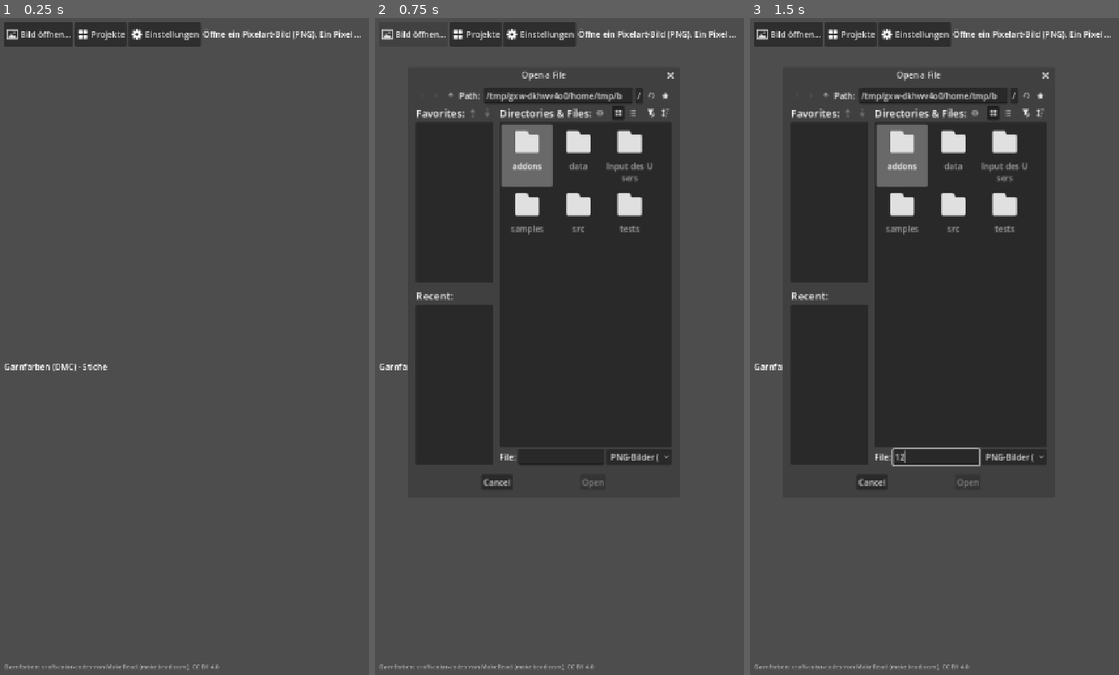
Above: before the commit, frames 1-3 (left to right).
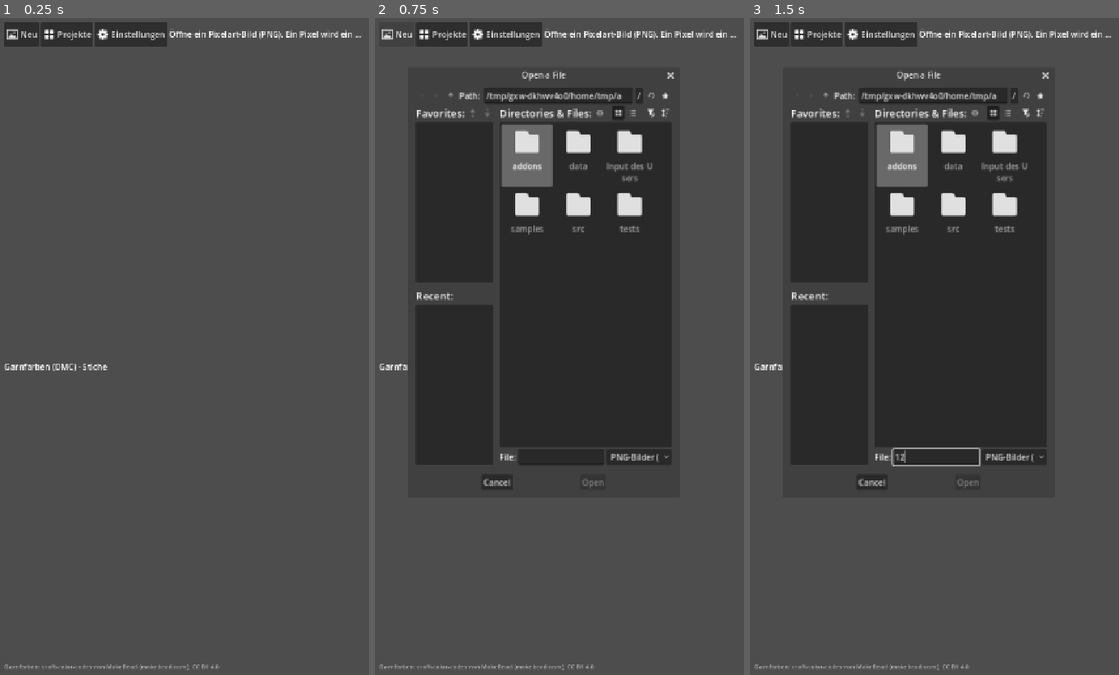
Above: after the commit, the same moments.

Repository: RealTavox/Sticksie
Game: Godot game, scene res://src/main.tscn
Two runs of this game, one before a commit and one after it. Both use one fixed random seed, a clock stepped at 60 frames per second and the inputs below.
Inputs (mouse positions are in pixels of both pictures, inside the frame that each line leads up to):
- Up to frame 1 (0.25 s): no input
- Up to frame 2 (0.75 s): click (397, 31) at 0.5 s, where only the run after the commit has a clickable "Neu"
- Up to frame 3 (1.5 s): click (934, 458) at 1.27 s; type "12" at 1.35 s

The runs differ from the first frame. In frame 1, 1.0% of the frame differs, in the area x 6-98%, y 0-5%; in frame 2, 1.0%; in frame 3, 1.0%, in the area x 6-98%, y 0-13%.

Commit message:
feat(settings): add developer tools with the light, sample and a dev mode
Bild öffnen is now Neu, and Einstellungen comes after Rückseite while
stitching. A collapsible Entwicklertools part (debug builds only) holds the
light, the sample image and a developer mode, which for now only shows a
toggle button without a job under the menu button.

Co-Authored-By: Claude Opus 5.5 <noreply@anthropic.com>

Diff:
--- a/src/main.gd
+++ b/src/main.gd
@@ -124,6 +124,13 @@
 var _block_spin: SpinBox
 var _advanced_button: Button
 var _advanced_box: VBoxContainer
+## Entwicklertools in the settings, only in debug builds: the light, the sample image and the
+## developer mode.
+var _dev_tools_button: Button
+var _dev_tools_box: VBoxContainer
+var _dev_mode_box: CheckBox
+## Shown under the menu button in developer mode; a toggle without a job yet.
+var _dev_button: RoundButton
 var _needle_option: OptionButton
 var _leg_option: OptionButton
 var _needle_start_option: OptionButton
@@ -220,17 +227,18 @@
 
 	# These open a window, which closes the menu itself (and opens it again afterwards).
 	_toolbar = HFlowContainer.new()
-	_open_button = _make_toolbar_button("Bild öffnen…", _show_open_image, ButtonIcons.Icon.IMAGE, false)
+	_open_button = _make_toolbar_button("Neu", _show_open_image, ButtonIcons.Icon.IMAGE, false)
 	_toolbar.add_child(_open_button)
 	_projects_button = _make_toolbar_button("Projekte", _show_projects, ButtonIcons.Icon.PROJECTS, false)
 	_toolbar.add_child(_projects_button)
-	_toolbar.add_child(_make_toolbar_button("Einstellungen", _show_settings, ButtonIcons.Icon.GEAR, false))
 	_overview_button = _make_toolbar_button("Übersicht", _slide_to_overview, ButtonIcons.Icon.OVERVIEW)
 	_overview_button.visible = false
 	_toolbar.add_child(_overview_button)
 	_side_button = _make_toolbar_button("Rückseite", _toggle_back_side, ButtonIcons.Icon.FLIP)
 	_side_button.visible = false
 	_toolbar.add_child(_side_button)
+	# Last, so it comes after Rückseite while stitching.
+	_toolbar.add_child(_make_toolbar_button("Einstellungen", _show_settings, ButtonIcons.Icon.GEAR, false))
 	_info_label = Label.new()
 	_info_label.text = "Öffne ein Pixelart-Bild (PNG). Ein Pixel wird ein Kreuzstich."
 	_info_label.size_flags_horizontal = Control.SIZE_EXPAND_FILL
@@ -356,9 +364,12 @@
 	_list_content = VBoxContainer.new()
 	_list_panel.add_child(_list_content)
 
-	_menu_button = _make_round_button(ButtonIcons.Icon.MENU, "Menü: Bilder, Projekte, Einstellungen", _menu_panel)
+	_menu_button = _make_round_button(ButtonIcons.Icon.MENU, "Menü: Neu, Projekte, Einstellungen", _menu_panel)
 	_list_button = _make_round_button(ButtonIcons.Icon.SPOOL, "", _list_panel)
 	_text_button = _make_round_button(ButtonIcons.Icon.TEXT, "", _text_panel)
+	_dev_button = RoundButton.new(ButtonIcons.Icon.WRENCH, "Entwicklermodus (noch ohne Funktion)", ROUND_BUTTON_PX)
+	_dev_button.toggle_mode = true
+	_touch_root.add_child(_dev_button)
 
 
 func _make_overlay_panel() -> PanelContainer:
@@ -562,7 +573,7 @@
 		_text_button.tooltip = "Projektinfo ein- und ausblenden"
 
 
-## The light on fabric and thread in the advanced settings: where it comes from and how high
+## The light on fabric and thread in the developer tools: where it comes from and how high
 ## above the fabric. Moving a slider shows it right away; Abbrechen puts the saved light back.
 func _make_light_row() -> HBoxContainer:
 	var row := HBoxContainer.new()
@@ -593,7 +604,7 @@
 func _apply_light() -> void:
 	var light := StitchScene.orbit(_light_azimuth.value, _light_elevation.value, _light_spin)
 	_view.set_light(light.x, light.y)
-	for button: RoundButton in [_menu_button, _list_button, _text_button, _menu_pin]:
+	for button: RoundButton in [_menu_button, _list_button, _text_button, _menu_pin, _dev_button]:
 		button.set_light(light.x, light.y)
 
 
@@ -710,15 +721,9 @@
 	_build_advanced_settings(content)
 
 
-## The advanced part, closed at first so the window stays short: how each cross is worked, the
-## light, and the sample image.
+## The advanced part, closed at first so the window stays short: how each cross is worked.
 func _build_advanced_settings(content: VBoxContainer) -> void:
-	_advanced_button = Button.new()
-	_advanced_button.toggle_mode = true
-	_advanced_button.flat = true
-	_advanced_button.alignment = HORIZONTAL_ALIGNMENT_LEFT
-	_advanced_button.custom_minimum_size.y = BUTTON_HEIGHT
-	_advanced_button.toggled.connect(_show_advanced)
+	_advanced_button = _make_section_button(_show_advanced)
 	content.add_child(_advanced_button)
 	_advanced_box = VBoxContainer.new()
 	content.add_child(_advanced_box)
@@ -735,19 +740,57 @@
 			+ "Fest: jeder Schenkel genau so, wie gewählt. Auf der Rückseite kann der Faden dann "
 			+ "schräg über zwei Felder laufen. Nicht mitten im Projekt wechseln, sonst liegen die "
 			+ "oberen Schenkel nicht mehr gleich."))
-	_advanced_box.add_child(HSeparator.new())
-	_advanced_box.add_child(_make_light_row())
-	_advanced_box.add_child(_make_note("Richtung im Uhrzeigersinn von oben (315 = oben links) und Höhe über "
+	_show_advanced(false)
+	var light_row := _make_light_row()
+	if OS.is_debug_build():
+		_build_dev_tools(content, light_row)
+
+
+## Tools for development, closed at first: the light, the sample image and the developer mode.
+## Only in debug builds (editor and debug exports); the light sliders exist anyway, as they
+## hold the saved light.
+func _build_dev_tools(content: VBoxContainer, light_row: Control) -> void:
+	content.add_child(HSeparator.new())
+	_dev_tools_button = _make_section_button(_show_dev_tools)
+	content.add_child(_dev_tools_button)
+	_dev_tools_box = VBoxContainer.new()
+	content.add_child(_dev_tools_box)
+	_dev_tools_box.add_child(light_row)
+	_dev_tools_box.add_child(_make_note("Richtung im Uhrzeigersinn von oben (315 = oben links) und Höhe über "
 			+ "dem Stoff (90 = genau von oben). Nach jedem Schritt kreist das Licht einmal auf einem Oval."))
-	_advanced_box.add_child(HSeparator.new())
+	_dev_tools_box.add_child(HSeparator.new())
 	# Opening the sample leaves the settings unchanged, like Abbrechen.
 	var sample_button := OverlayWindow.make_button("Beispielbild öffnen", ButtonIcons.Icon.IMAGE, func() -> void:
 		_settings_dialog.close()
 		_open_image(SAMPLE_PATH))
 	sample_button.size_flags_horizontal = Control.SIZE_SHRINK_BEGIN
-	_advanced_box.add_child(sample_button)
-	_advanced_box.add_child(_make_note("Ein kleines Muster zum Ausprobieren, als neues Projekt."))
-	_show_advanced(false)
+	_dev_tools_box.add_child(sample_button)
+	_dev_tools_box.add_child(_make_note("Ein kleines Muster zum Ausprobieren, als neues Projekt."))
+	_dev_tools_box.add_child(HSeparator.new())
+	_dev_mode_box = CheckBox.new()
+	_dev_mode_box.text = "Entwicklermodus"
+	_dev_tools_box.add_child(_dev_mode_box)
+	_dev_tools_box.add_child(_make_note("Zeigt im Touch-Layout einen Knopf unter dem Menüknopf (noch ohne Funktion)."))
+	_show_dev_tools(false)
+
+
+## A flat button that opens and closes a part of the settings.
+func _make_section_button(on_toggled: Callable) -> Button:
+	var button := Button.new()
+	button.toggle_mode = true
+	button.flat = true
+	button.alignment = HORIZONTAL_ALIGNMENT_LEFT
+	button.custom_minimum_size.y = BUTTON_HEIGHT
+	button.toggled.connect(on_toggled)
+	return button
+
+
+func _show_dev_tools(open: bool) -> void:
+	if _dev_tools_button == null:
+		return
+	_dev_tools_button.set_pressed_no_signal(open)
+	_dev_tools_button.text = ("▾ " if open else "▸ ") + "Entwicklertools"
+	_dev_tools_box.visible = open
 
 
 ## A wrapped explanation in the settings, faded to `alpha`.
@@ -816,6 +859,9 @@
 	var right := size.x - _safe.z - TOUCH_MARGIN
 	var bottom_row := size.y - _safe.w - TOUCH_MARGIN - ROUND_BUTTON_PX
 	_menu_button.position = Vector2(left, _safe.y + TOUCH_MARGIN)
+	_dev_button.position = _menu_button.position + Vector2(0.0, ROUND_BUTTON_PX + TOUCH_MARGIN)
+	_dev_button.size = _dev_button.custom_minimum_size
+	_dev_button.visible = Preferences.developer_mode()
 	_list_button.position = Vector2(left, bottom_row)
 	_text_button.position = Vector2(right - ROUND_BUTTON_PX, bottom_row)
 	for button: Control in [_menu_button, _list_button, _text_button]:
@@ -994,6 +1040,8 @@
 	_leg_option.selected = 0 if Preferences.slash_first() else 1
 	_needle_start_option.selected = 1 if Preferences.needle_from_top() else 0
 	_update_needle_options()
+	if _dev_mode_box != null:
+		_dev_mode_box.button_pressed = Preferences.developer_mode()
 	_open_window(_settings_dialog)
 
 
@@ -1007,6 +1055,9 @@
 ## Stores the preferences and replans the open project; stitched cells stay stitched.
 func _apply_settings() -> void:
 	Preferences.set_light(_light_azimuth.value, _light_elevation.value)
+	if _dev_mode_box != null:
+		Preferences.set_developer_mode(_dev_mode_box.button_pressed)
+		_dev_button.visible = Preferences.developer_mode()
 	if (_ui_option.selected == 0) != Preferences.touch_mode():
 		Preferences.set_touch_mode(_ui_option.selected == 0)
 		_apply_ui_mode()
@@ -1434,7 +1485,7 @@
 		value = _project.session.leg_progress(_stitch_thread)
 	_progress.set_color(color, animate)
 	_progress.set_value(value, animate)
-	for button: RoundButton in [_menu_button, _list_button, _text_button, _menu_pin]:
+	for button: RoundButton in [_menu_button, _list_button, _text_button, _menu_pin, _dev_button]:
 		button.tint_color = color
 
 
@@ -1588,6 +1639,11 @@
 			_show_settings.call_deferred()
 		elif arg == "--advanced":
 			_show_advanced.call_deferred(true)
+		elif arg == "--dev-tools":
+			_show_dev_tools.call_deferred(true)
+		elif arg.begins_with("--dev="):
+			Preferences.set_developer_mode(arg.trim_prefix("--dev=") == "on")
+			_dev_button.visible = Preferences.developer_mode()
 		elif arg.begins_with("--method="):
 			Preferences.set_english(arg.trim_prefix("--method=") == "english")
 			if _project != null:
--- a/src/project/preferences.gd
+++ b/src/project/preferences.gd
@@ -130,6 +130,16 @@
 	_store("stitch_text_open", text_open, "ui")
 
 
+## Developer mode (Entwicklertools in the settings): shows the developer button under the menu
+## button. Only in debug builds; release builds leave the developer tools out.
+static func developer_mode() -> bool:
+	return OS.is_debug_build() and bool(_load().get_value("dev", "developer_mode", false))
+
+
+static func set_developer_mode(value: bool) -> void:
+	_store("developer_mode", value, "dev")
+
+
 static func path() -> String:
 	return ProjectStore.directory.path_join("settings.cfg")
 
--- a/src/ui/button_icons.gd
+++ b/src/ui/button_icons.gd
@@ -5,7 +5,7 @@
 ## units of the button's disc: (0, 0) is its centre, 1 its rim, y points down. Each mask is
 ## made once and cached.
 
-enum Icon { MENU, TEXT, NEEDLE, SPOOL, PIN, IMAGE, FOLDER, PROJECTS, GEAR, PENCIL, TRASH, CLOSE, CHECK, OVERVIEW, FLIP, BACK, NEW_THREAD, LIST, FILTER }
+enum Icon { MENU, TEXT, NEEDLE, SPOOL, PIN, IMAGE, FOLDER, PROJECTS, GEAR, PENCIL, TRASH, CLOSE, CHECK, OVERVIEW, FLIP, BACK, NEW_THREAD, LIST, FILTER, WRENCH }
 
 const SIZE := 128
 
@@ -235,6 +235,11 @@
 			# A funnel: only some go through.
 			var funnel := _triangle(p, Vector2(-0.36, -0.3), Vector2(0.36, -0.3), Vector2(0.0, 0.12)) - 0.04
 			return minf(funnel, _box(p, Vector2(0.0, 0.16), Vector2(0.07, 0.2), 0.03))
+		Icon.WRENCH:
+			# A spanner leaning right: a handle and a round head with its jaw open to the top right.
+			var head := (p - Vector2(0.16, -0.16)).length() - 0.19
+			head = maxf(head, 0.11 - (p - Vector2(0.27, -0.27)).length())
+			return minf(head, _capsule(p, Vector2(-0.32, 0.32), Vector2(0.1, -0.1), 0.075))
 	return INF
 
 
Not shown, changed: CLAUDE.md
